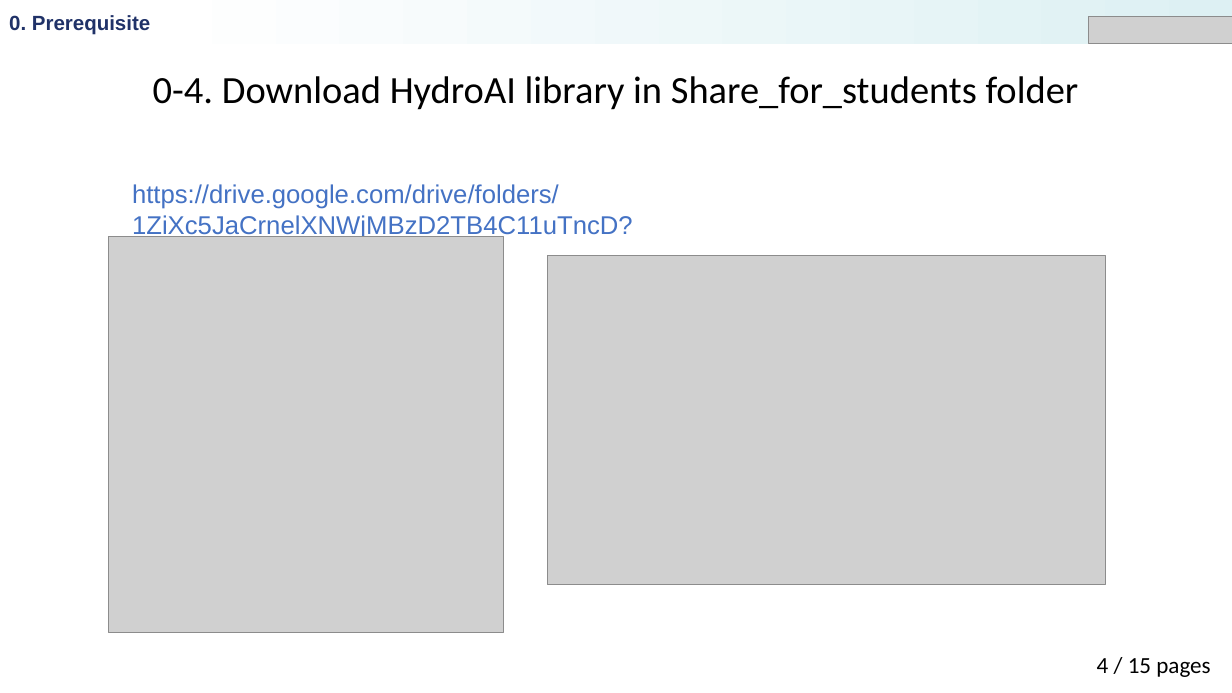
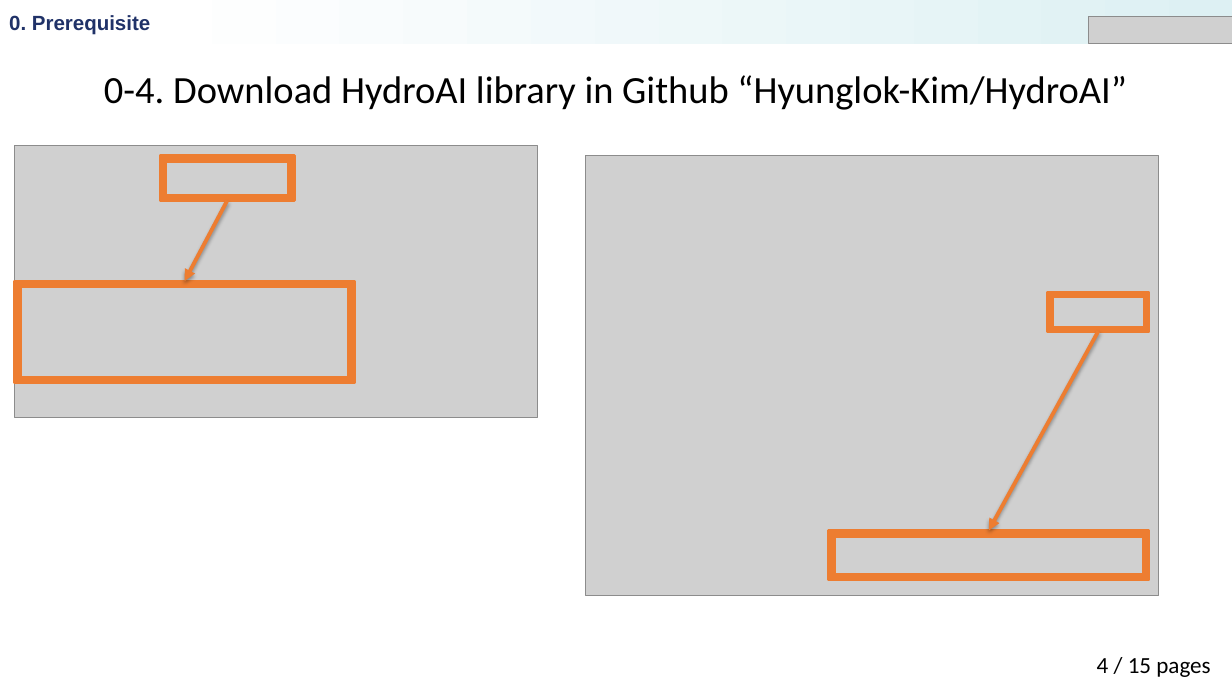
Before and after one commit to Hyunglok-Kim/EN5423, a slide deck: slide 6 of week01/Prerequisites/lecture_240228_SIEB.pptx. Drawn at 1232x693 pixels with LibreOffice and Linux fonts; fonts in the diff are those of the drawing; grey boxes stand for pictures. Boxes give left, top, right and bottom in pixels: in the first picture for what was removed or moved away, otherwise in the second. Text is boxed around its words. In the diff, an @@ line names an element or a change of style, - is before the commit and + after.

```diff
--- a/week01/Prerequisites/lecture_240228_SIEB.pptx
+++ b/week01/Prerequisites/lecture_240228_SIEB.pptx
@@ text at (104,75,1126,110): text changed @@
-0-4. Download HydroAI library in Share_for_students folder
+0-4. Download HydroAI library in Github “Hyunglok-Kim/HydroAI”
@@ picture added at (15,145,537,417) @@
@@ frame added at (160,155,294,201), fill #ED7D31, outline #ED7D31 2 pt @@
@@ picture: place and size @@
-picture at (547,256,1105,585)
+picture at (586,155,1159,595)
@@ text removed at (132,184,633,240) @@
-https://drive.google.com/drive/folders/1ZiXc5JaCrnelXNWjMBzD2TB4C11uTncD?usp=share_link
@@ arrow added from (227, 201) to (185, 281), #ED7D31 3 pt @@
@@ picture removed at (108,237,504,632) @@
@@ frame added at (15,281,354,383), fill #ED7D31, outline #ED7D31 2 pt @@
@@ frame added at (1048,292,1150,332), fill #ED7D31, outline #ED7D31 2 pt @@
@@ arrow added from (1099, 332) to (989, 531), #ED7D31 3 pt @@
@@ frame added at (829,531,1150,580), fill #ED7D31, outline #ED7D31 2 pt @@
```
Also in this commit, not shown: 3 other slides changed, 8 other files.
